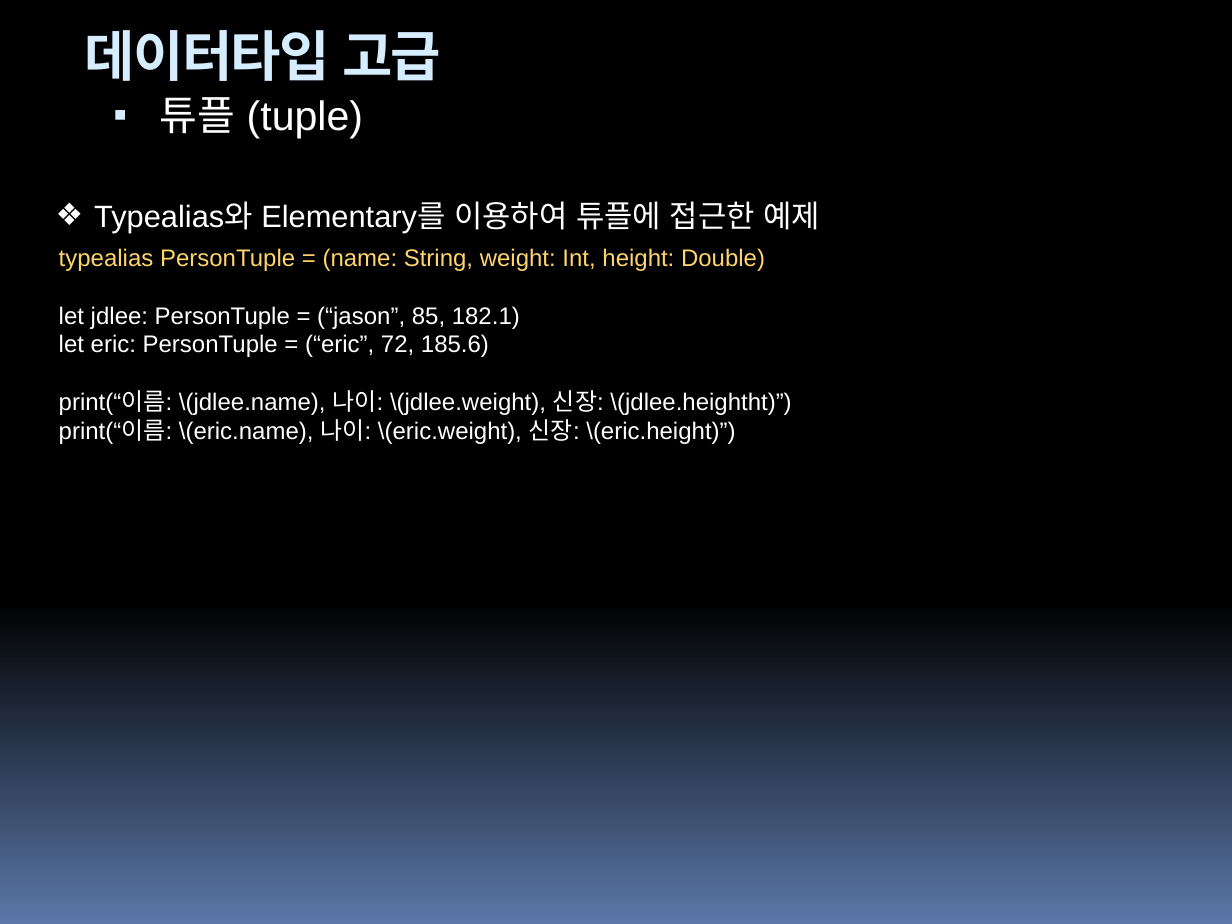
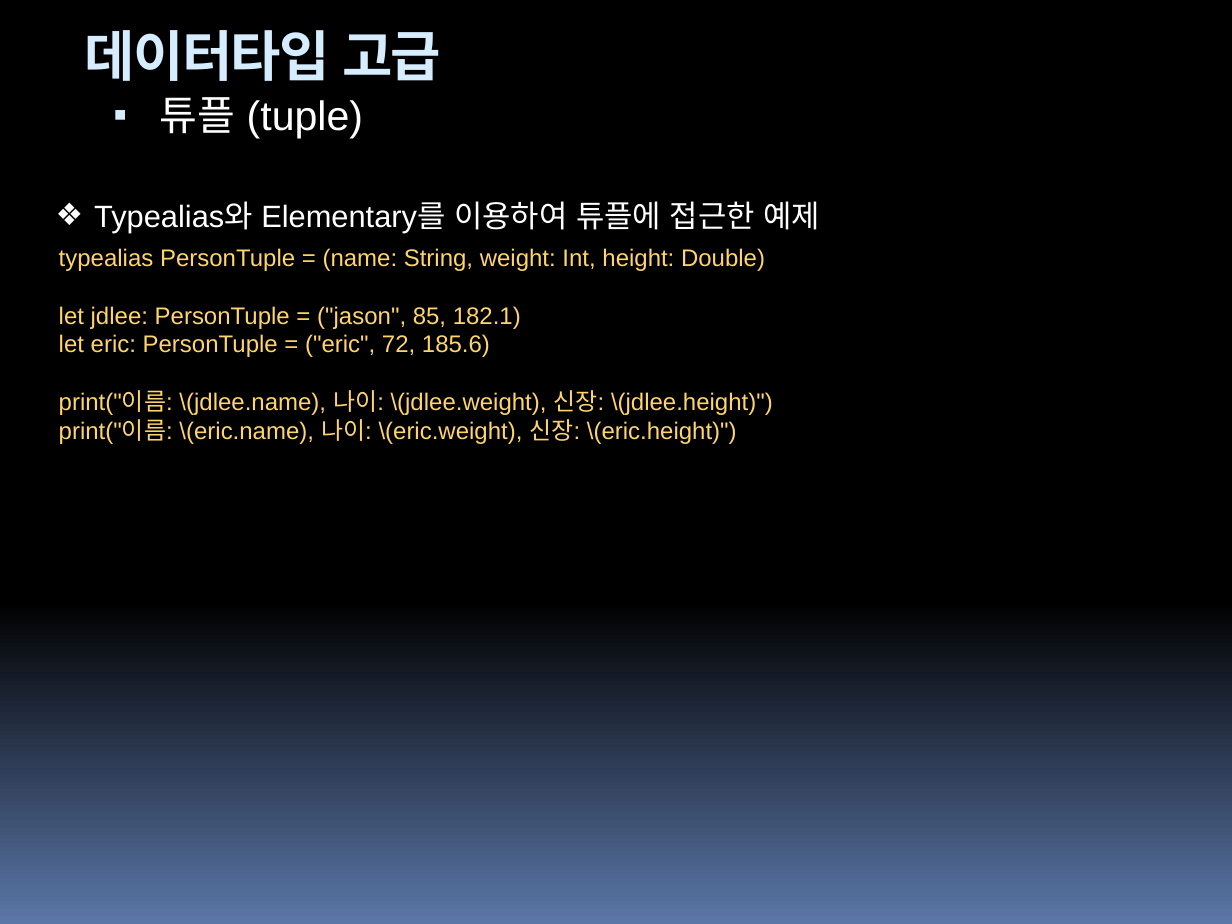
Before and after one commit to hounga13/helloSwift, a slide deck: slide 45 of Swift세미나자료.pptx. Drawn at 1232x924 pixels with LibreOffice and Linux fonts; fonts in the diff are those of the drawing. Boxes give left, top, right and bottom in pixels: in the first picture for what was removed or moved away, otherwise in the second. Text is boxed around its words. In the diff, an @@ line names an element or a change of style, - is before the commit and + after.

```diff
--- a/Swift세미나자료.pptx
+++ b/Swift세미나자료.pptx
@@ text at [59,306,773,444]: text changed; text colour #FFFFFF to #FED46C @@
-let jdlee: PersonTuple = (“jason”, 85, 182.1)
-let eric: PersonTuple = (“eric”, 72, 185.6)
-print(“이름: \(jdlee.name), 나이: \(jdlee.weight), 신장: \(jdlee.heightht)”)
-print(“이름: \(eric.name), 나이: \(eric.weight), 신장: \(eric.height)”)
+let jdlee: PersonTuple = ("jason", 85, 182.1)
+let eric: PersonTuple = ("eric", 72, 185.6)
+print("이름: \(jdlee.name), 나이: \(jdlee.weight), 신장: \(jdlee.height)")
+print("이름: \(eric.name), 나이: \(eric.weight), 신장: \(eric.height)")
```
Also in this commit, not shown: 22 other slides changed, 7 slides added.
